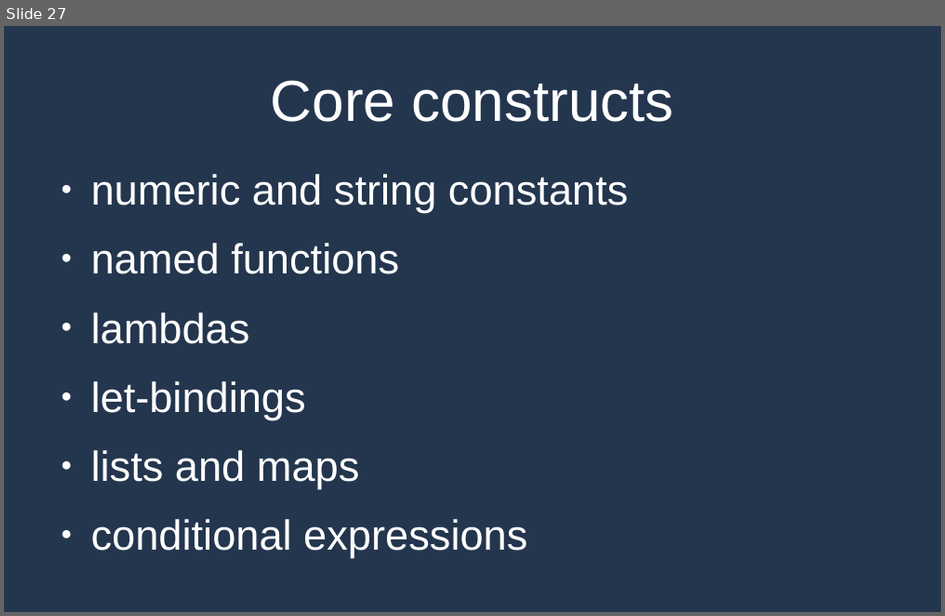
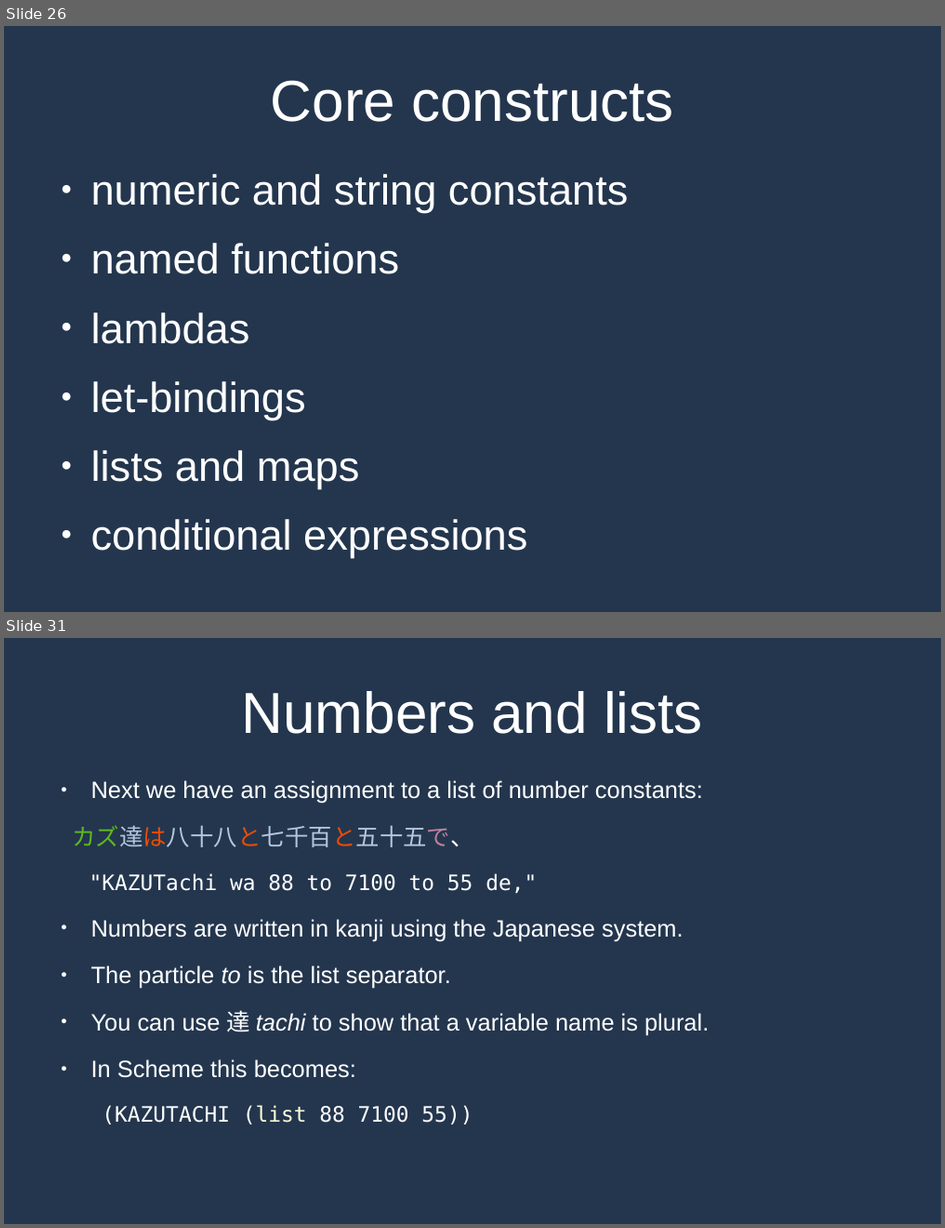
Before and after one commit to MrPicklePinosaur/haku, a slide deck: haku-talk/haku-talk.odp. Shown one above the other, each under a label of ours: slide 27 before the commit, slides 26 and 31 after it; the slides between them are not shown. The pictures are 945x616 and 945x1228 pixels, drawn with LibreOffice and Linux fonts; fonts in the diff are those of the drawing. Boxes give left, top, right and bottom in pixels: in the first picture for what was removed or moved away, otherwise in the second. Text is boxed around its words. In the diff, an @@ line names an element or a change of style, - is before the commit and + after.

```diff
--- a/haku-talk/haku-talk.odp
+++ b/haku-talk/haku-talk.odp
@@ slide 31 added at bbox=[4, 638, 941, 1224], background #24364E @@
@@ title added at bbox=[242, 691, 703, 734], 48.9 pt, text #FFFFFF @@
+Numbers and lists
@@ text added at bbox=[72, 780, 709, 1124], 20 pt, text #FFFFFF @@
+● Next we have an assignment to a list of number constants:
+カズ達は八十八と七千百と五十五で、
+"KAZUTachi wa 88 to 7100 to 55 de,"
+● Numbers are written in kanji using the Japanese system.
+● The particle to is the list separator.
+● You can use 達 tachi to show that a variable name is plural.
+● In Scheme this becomes:
+(KAZUTACHI (list 88 7100 55))
@@ what was slide 27 is now slide 26 @@
```
Also in this commit, not shown: 3 slides changed, 12 other slides added, 1 slide removed, 2 other files.
